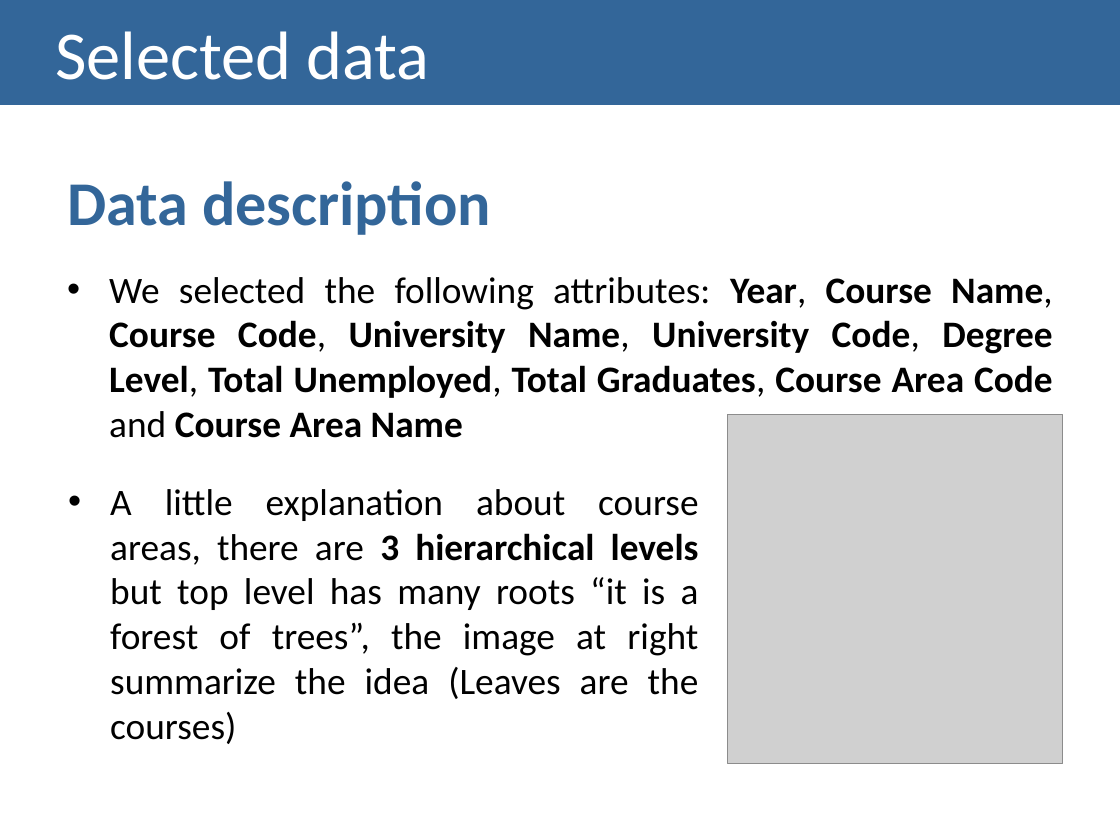
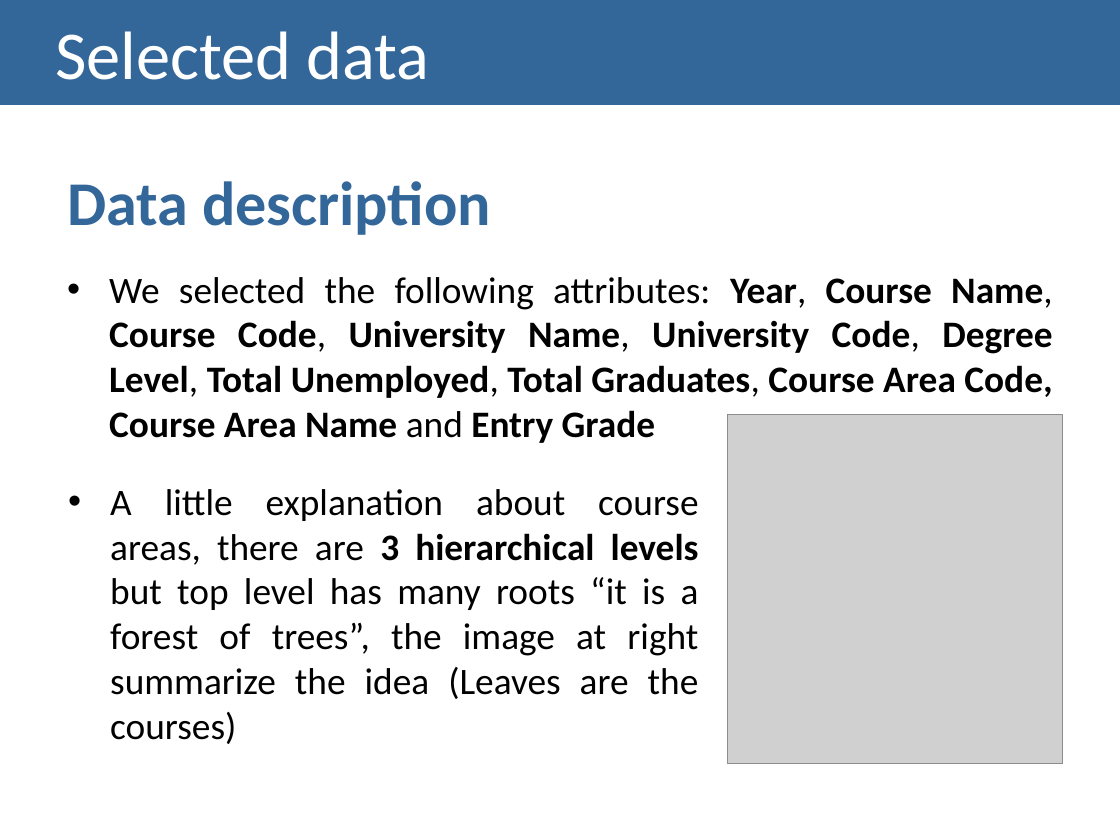
Before and after one commit to Strabox/Higher-Education-Unemployment-Portugal, a slide deck: slide 6 of II-Checkpoint/II-Checkpoint Presentation.pptx. Drawn at 1120x840 pixels with LibreOffice and Linux fonts; fonts in the diff are those of the drawing; grey boxes stand for pictures. Boxes give left, top, right and bottom in pixels: in the first picture for what was removed or moved away, otherwise in the second. Text is boxed around its words. In the diff, an @@ line names an element or a change of style, - is before the commit and + after.

```diff
--- a/II-Checkpoint/II-Checkpoint Presentation.pptx
+++ b/II-Checkpoint/II-Checkpoint Presentation.pptx
@@ text at box(109, 277, 1053, 443): text changed @@
-• We selected the following attributes: Year, Course Name, Course Code, University Name, University Code, Degree Level, Total Unemployed, Total Graduates, Course Area Code and Course Area Name
+• We selected the following attributes: Year, Course Name, Course Code, University Name, University Code, Degree Level, Total Unemployed, Total Graduates, Course Area Code, Course Area Name and Entry Grade
```
Also in this commit, not shown: 3 other slides changed, 1 other file.
